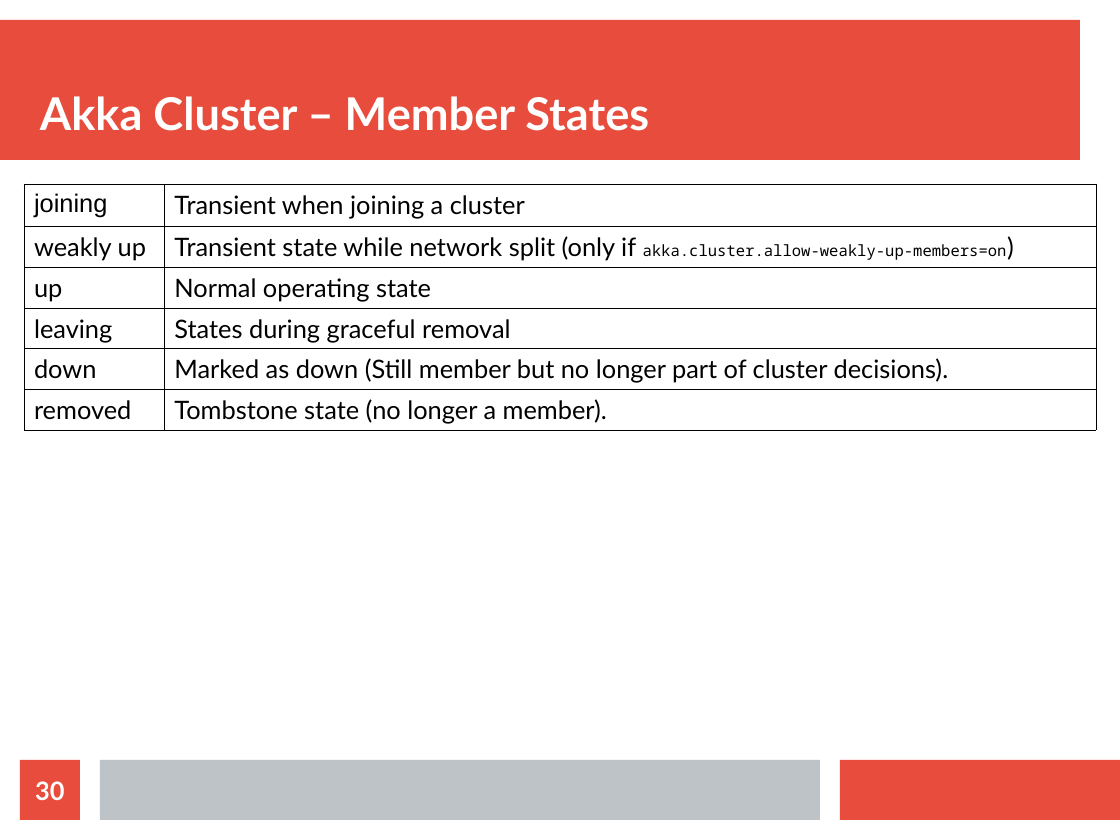
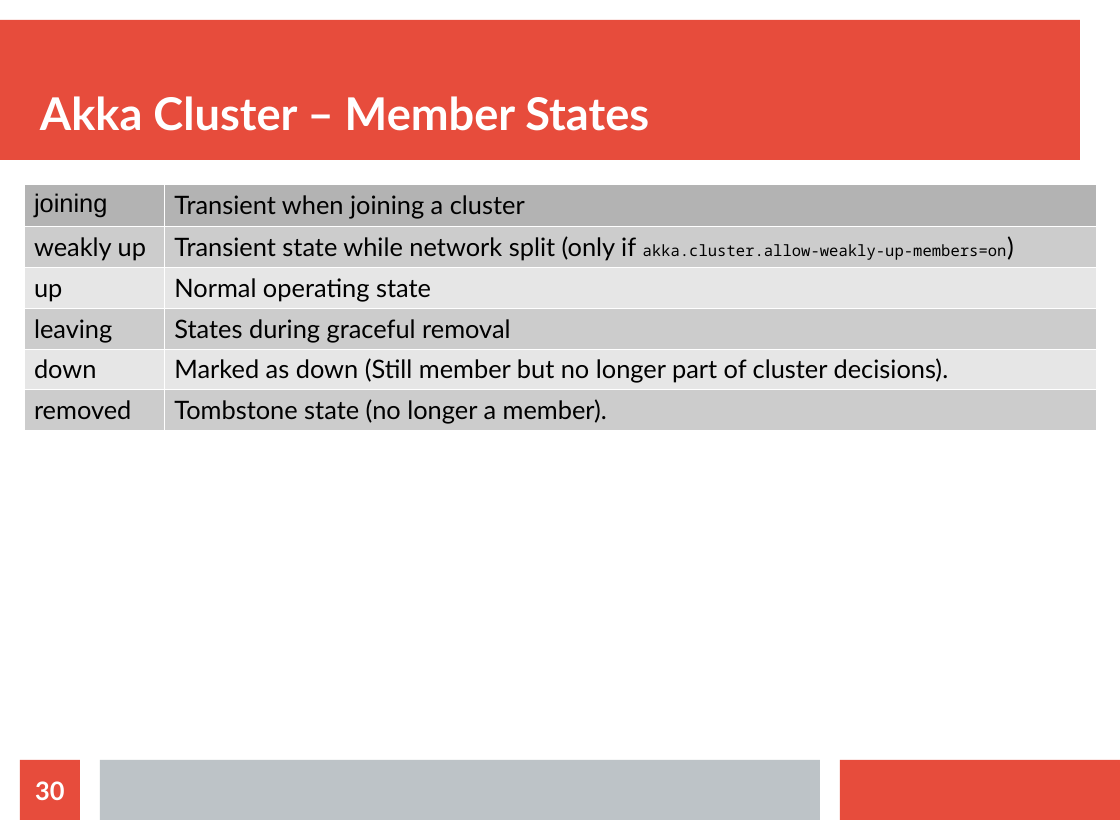
Before and after one commit to bytemania/akka-java-cluster, a slide deck: slide 30 of src/main/resources/res/presentation.odp. Drawn at 1120x840 pixels with LibreOffice and Linux fonts; fonts in the diff are those of the drawing. Boxes give left, top, right and bottom in pixels: in the first picture for what was removed or moved away, otherwise in the second. Text is boxed around its words. In the diff, an @@ line names an element or a change of style, - is before the commit and + after.

```diff
--- a/src/main/resources/res/presentation.odp
+++ b/src/main/resources/res/presentation.odp
@@ table at bbox=[24, 184, 1097, 427] @@
@@ fill none to #B3B3B3 in row 1 @@
@@ fill none to #CCCCCC in 6 cells @@
@@ fill none to #E6E6E6 in 4 cells @@
@@ borders changed @@
```
Also in this commit, not shown: 9 other slides changed, 8 slides added, 1 slide removed, 4 other files.
